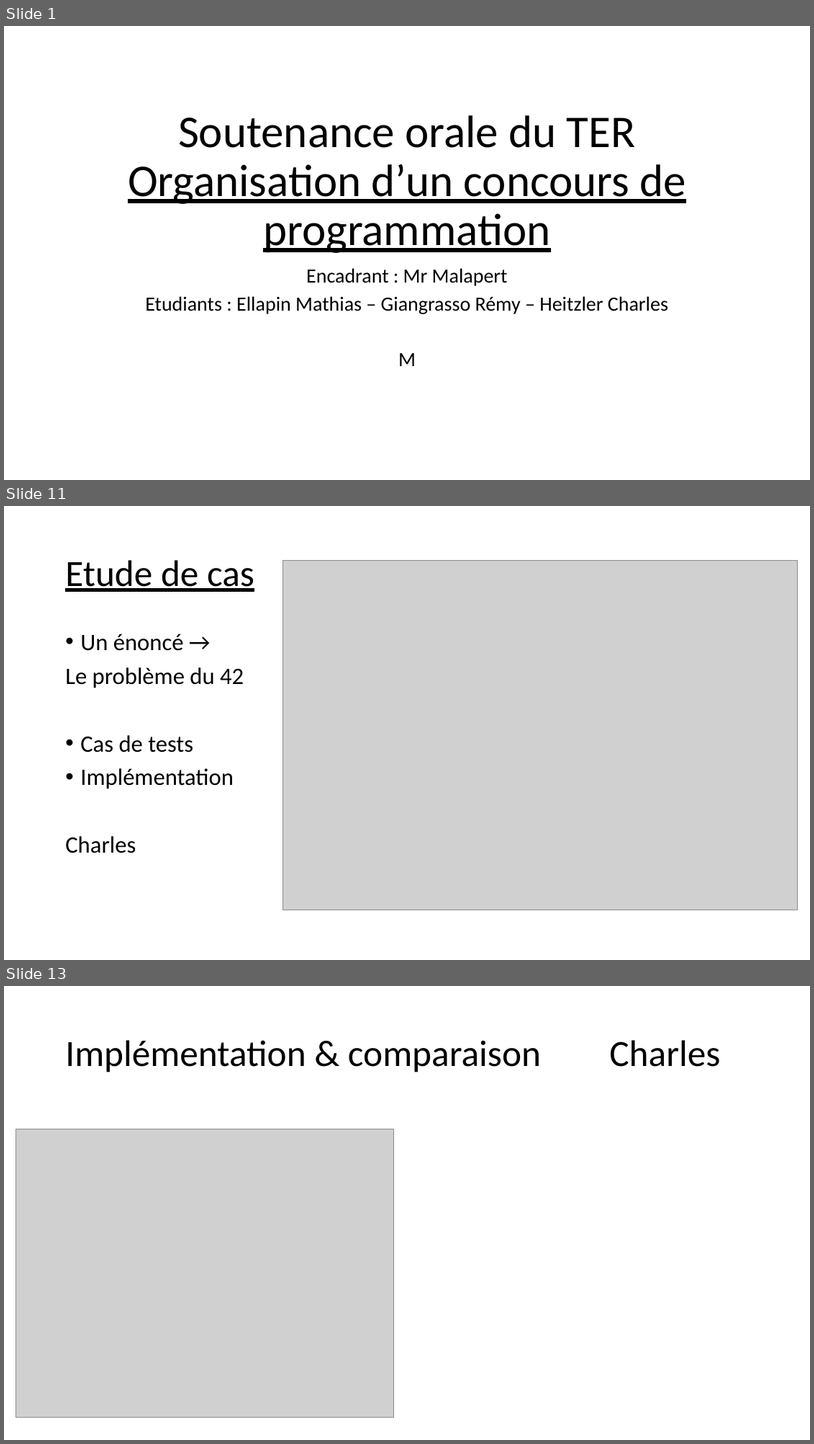
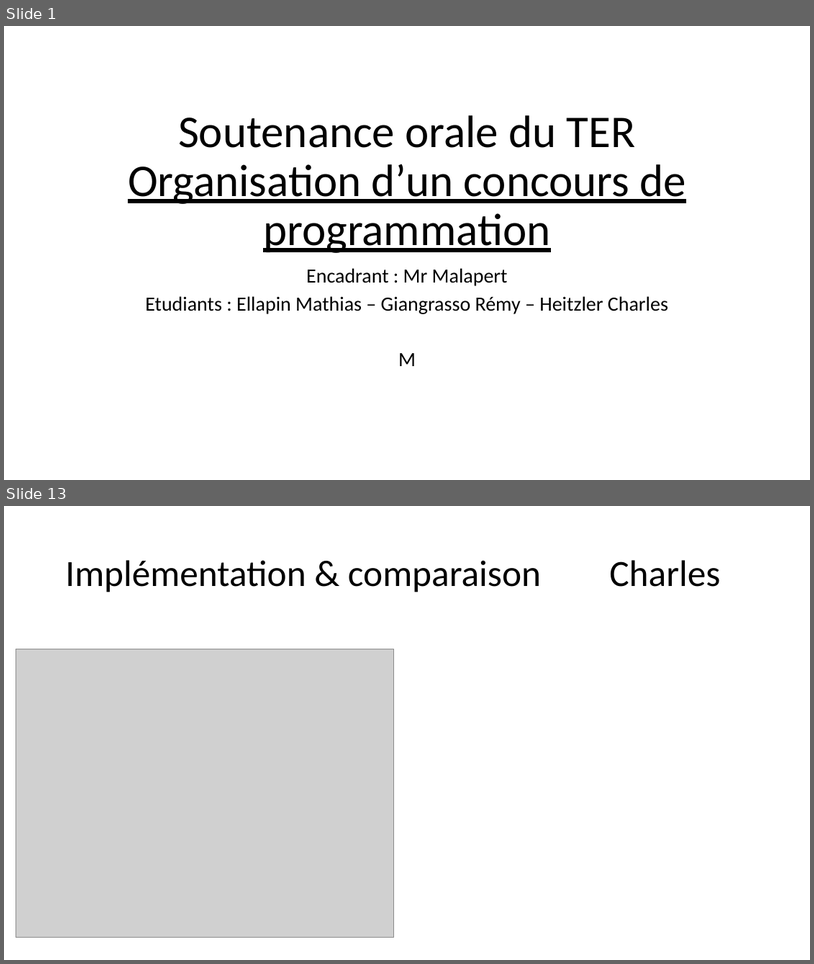
Before and after one commit to GRnice/ConcoursJuin, a slide deck: rapport/presentation.pptx. Shown one above the other, each under a label of ours: slides 1, 11 and 13 before the commit, slides 1 and 13 after it; the slides between them are not shown. The pictures are 814x1444 and 814x964 pixels, drawn with LibreOffice and Linux fonts; fonts in the diff are those of the drawing; grey boxes stand for pictures. Boxes give left, top, right and bottom in pixels: in the first picture for what was removed or moved away, otherwise in the second. Text is boxed around its words. In the diff, an @@ line names an element or a change of style, - is before the commit and + after.

```diff
--- a/rapport/presentation.pptx
+++ b/rapport/presentation.pptx
@@ slide 11 removed at [4,506,810,960], background #FFFFFF @@
@@ title removed at [65,560,255,592] @@
-Etude de cas
@@ picture removed at [283,561,797,909] @@
@@ text removed at [65,633,244,853] @@
-• Un énoncé →
-Le problème du 42
-• Cas de tests
-• Implémentation
-Charles
```
Also in this commit, not shown: 10 slides changed, 3 slides added, 1 other slide removed.
